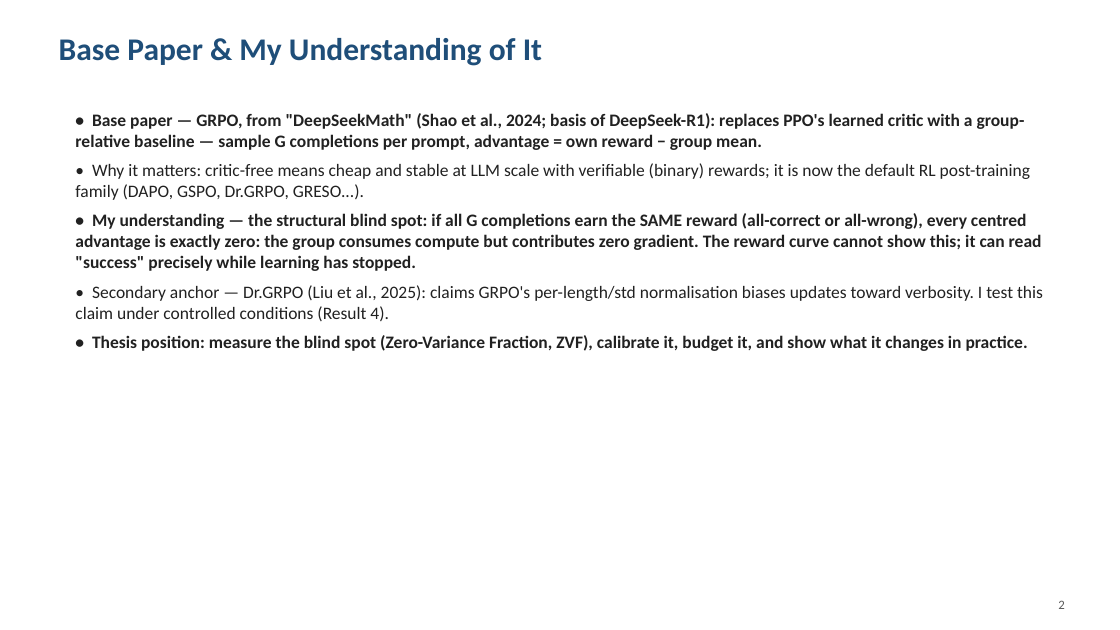
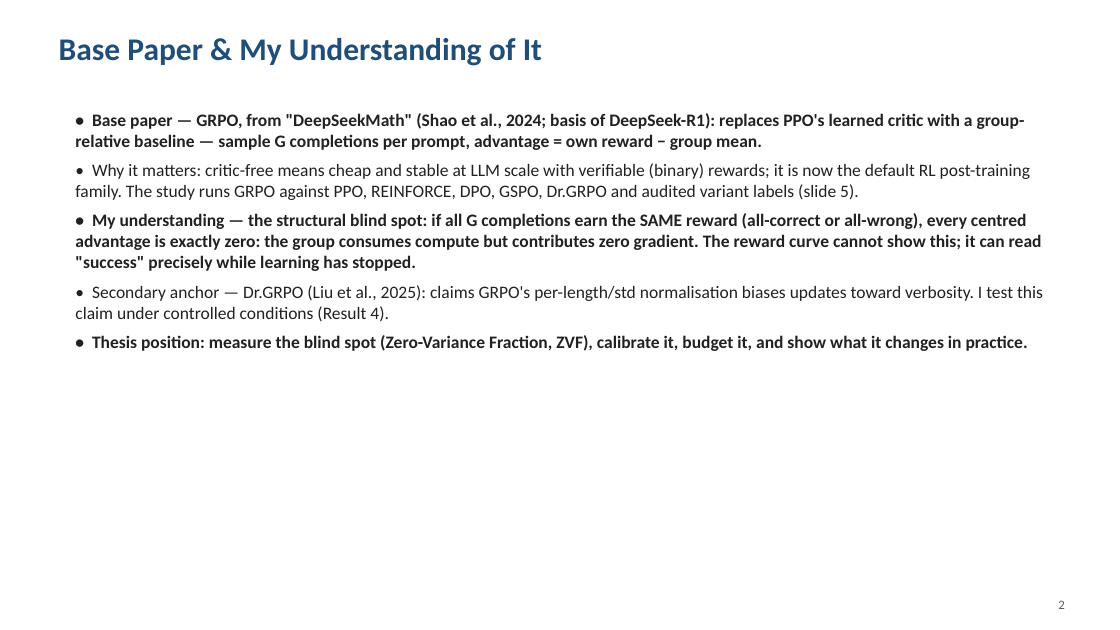
Before and after one commit to arvindcr4/tinker-rl-lab, a slide deck: slide 2 of outputs/PESU_MTech_Phase1_Session1_Review_ArvindCR.pptx. Drawn at 1120x630 pixels with LibreOffice and Linux fonts; fonts in the diff are those of the drawing. Boxes give left, top, right and bottom in pixels: in the first picture for what was removed or moved away, otherwise in the second. Text is boxed around its words. In the diff, an @@ line names an element or a change of style, - is before the commit and + after.

```diff
--- a/outputs/PESU_MTech_Phase1_Session1_Review_ArvindCR.pptx
+++ b/outputs/PESU_MTech_Phase1_Session1_Review_ArvindCR.pptx
@@ text at (75,163,1030,200): text changed @@
-• Why it matters: critic-free means cheap and stable at LLM scale with verifiable (binary) rewards; it is now the default RL post-training family (DAPO, GSPO, Dr.GRPO, GRESO...).
+• Why it matters: critic-free means cheap and stable at LLM scale with verifiable (binary) rewards; it is now the default RL post-training family. The study runs GRPO against PPO, REINFORCE, DPO, GSPO, Dr.GRPO and audited variant labels (slide 5).
```
Also in this commit, not shown: 10 other slides changed, 1 slide added, 1 other file.
